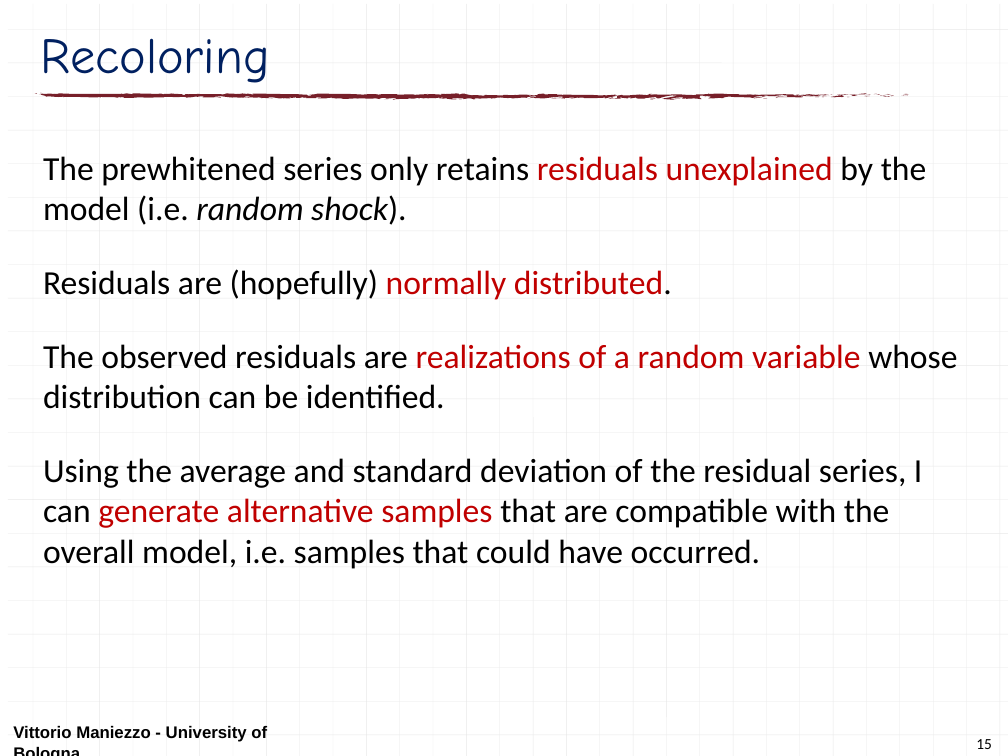
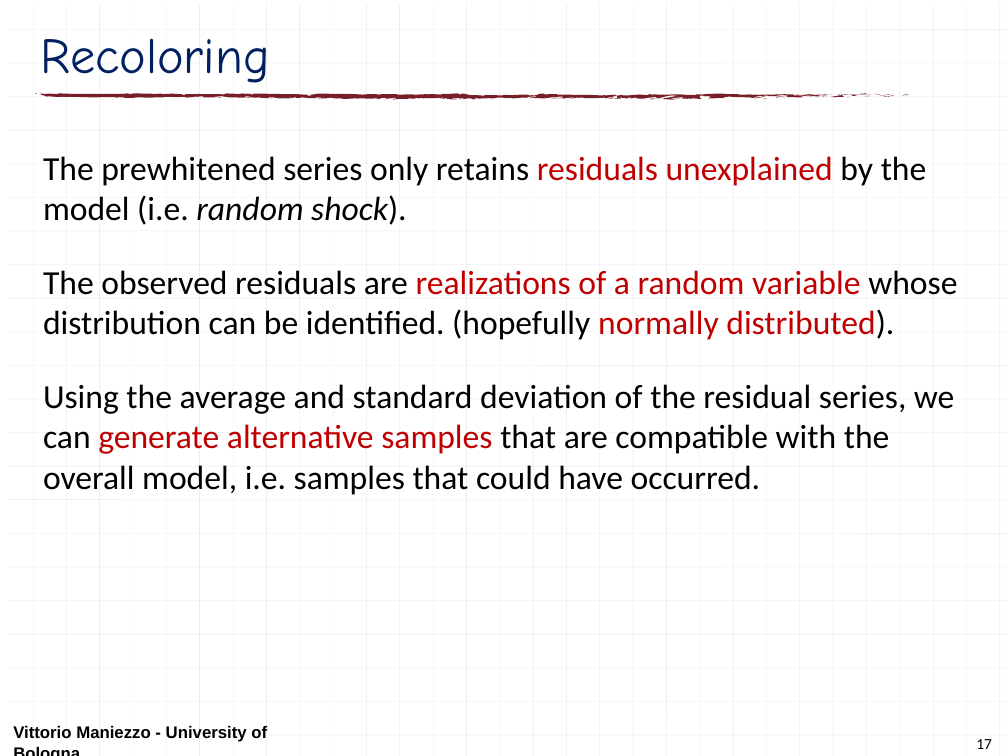
Before and after one commit to maniezzo/GDOforecast, a slide deck: slide 17 of doc/Schedulingseminar/schedulingSeminarXdock.pptx (slide 15 before the commit). Drawn at 1008x756 pixels with LibreOffice and Linux fonts; fonts in the diff are those of the drawing. Boxes give left, top, right and bottom in pixels: in the first picture for what was removed or moved away, otherwise in the second. Text is boxed around its words. In the diff, an @@ line names an element or a change of style, - is before the commit and + after.

```diff
--- a/doc/Schedulingseminar/schedulingSeminarXdock.pptx
+++ b/doc/Schedulingseminar/schedulingSeminarXdock.pptx
@@ text at bbox=[43, 270, 957, 495]: text changed @@
-Residuals are (hopefully) normally distributed.
-The observed residuals are realizations of a random variable whose distribution can be identified.
-Using the average and standard deviation of the residual series, I can generate alternative samples that are compatible with the overall model, i.e. samples that could have occurred.
+The observed residuals are realizations of a random variable whose distribution can be identified. (hopefully normally distributed).
+Using the average and standard deviation of the residual series, we can generate alternative samples that are compatible with the overall model, i.e. samples that could have occurred.
@@ page number at bbox=[976, 739, 992, 749]: text changed @@
-15
+17
```
Also in this commit, not shown: 6 other slides changed.
